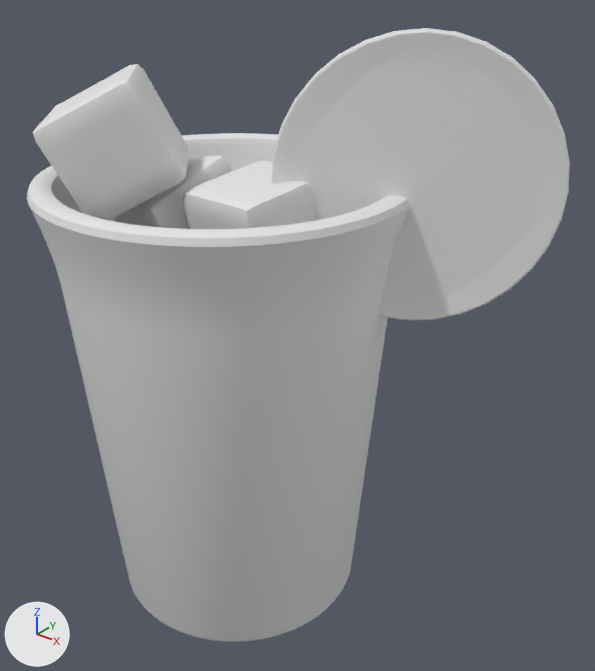
Before and after pictures for a commit that changed the OBJ model public/assets/drink-baked/blog0105.obj.
Camera for both pictures: a 50 mm camera at (4.23, -4.43, 5.31) aimed at (0.56, 0.16, 2.47). The lights are fixed; the arrows at lower left show +X, +Y and +Z. The first picture is the older version. Where no turn or scale is listed for an object, it has been applied to the vertices.
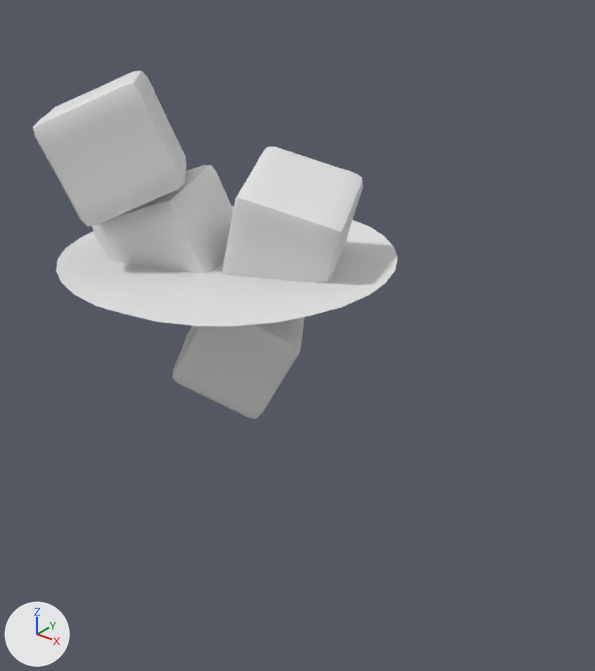
What differs and where, as boxes [x1, y1, x2, y2] in the pictures (595 x 671 px; the box of a moved part takes in the faces that stretch with it):
'Cylinder', deleted: before [27, 133, 410, 642]
'Circle.001', deleted: before [271, 28, 570, 320]
'Cube.002', reshaped: before [182, 160, 315, 229]; after [222, 147, 363, 283]
'Cube.003', reshaped: before [33, 64, 189, 220]; after [33, 71, 187, 226]
'Cube.001', reshaped: before [112, 156, 232, 229]; after [92, 165, 233, 273]
part 4 of me_plane, moved or reshaped (not visible before): after [56, 206, 398, 326]
'Cube', unchanged, uncovered by the edit: after [172, 317, 305, 419]

What the commit changed:
me_cube_001 is used by ob_cube_001; location (0.0, 0.0, 0.0).
me_cube_001 had 386 vertices, 384 faces and spanned x -0.983..0.041, y -0.532..0.551, z 2.666..3.775.
me_cube_001 now has 386 vertices, 384 faces and spans x -1.001..0.133, y -0.712..0.363, z 2.632..3.684.
me_cube_001 part 1: the whole mesh is multiplied about its middle by the matrix ((0.894, -0.404, -0.195), (0.439, 0.876, 0.198), (0.09, -0.263, 0.961)), then moved by (0.037, -0.184, -0.062).
me_cube_002 is used by ob_cube_002; location (0.0, 0.0, 0.0).
me_cube_002 had 386 vertices, 384 faces and spanned x -0.054..0.892, y -0.564..0.417, z 2.89..3.813.
me_cube_002 now has 386 vertices, 384 faces and spans x -0.093..1.087, y -0.37..0.726, z 2.794..3.883.
me_cube_002 part 2: the whole mesh is multiplied about its middle by the matrix ((0.184, -0.944, 0.274), (-0.124, -0.299, -0.946), (0.975, 0.14, -0.172)), then moved by (0.078, 0.252, -0.013).
me_cube_003 is used by ob_cube_003; location (0.0, 0.0, 0.0).
me_cube_003 had 386 vertices, 384 faces and spanned x -1.22..0.009, y -1.133..0.093, z 3.418..4.453.
me_cube_003 now has 386 vertices, 384 faces and spans x -1.175..0.047, y -1.165..0.034, z 3.414..4.437.
me_cube_003 part 3: the whole mesh is multiplied about its middle by the matrix ((0.484, -0.486, -0.728), (-0.435, 0.588, -0.682), (0.76, 0.646, 0.073)), then moved by (0.041, -0.045, -0.01).
me_plane is used by ob_plane; location (0.0, 0.0, 0.0).
me_plane had 256 vertices, 76 faces and spanned x -1.3..1.3, y -1.31..1.31, z 3.05..3.08.
me_plane now has 228 vertices, 169 faces and spans x -1.31..1.31, y -1.31..1.31, z 3.03..3.08.
me_plane part 4: 28 vertices moved from x -1.3..1.3, y -1.31..1.31, z 3.06..3.08 to x -1.31..1.31, y -1.31..1.31, z 3.06..3.08; 176 vertices removed from x -1.28..1.28, y -1.3..1.3, z 3.05..3.08; 148 vertices added at x -1.28..1.28, y -1.29..1.29, z 3.03..3.08.
Object 'Circle.001' (ob_circle_001) is deleted.
Object 'Cylinder' (ob_cylinder) is deleted.
